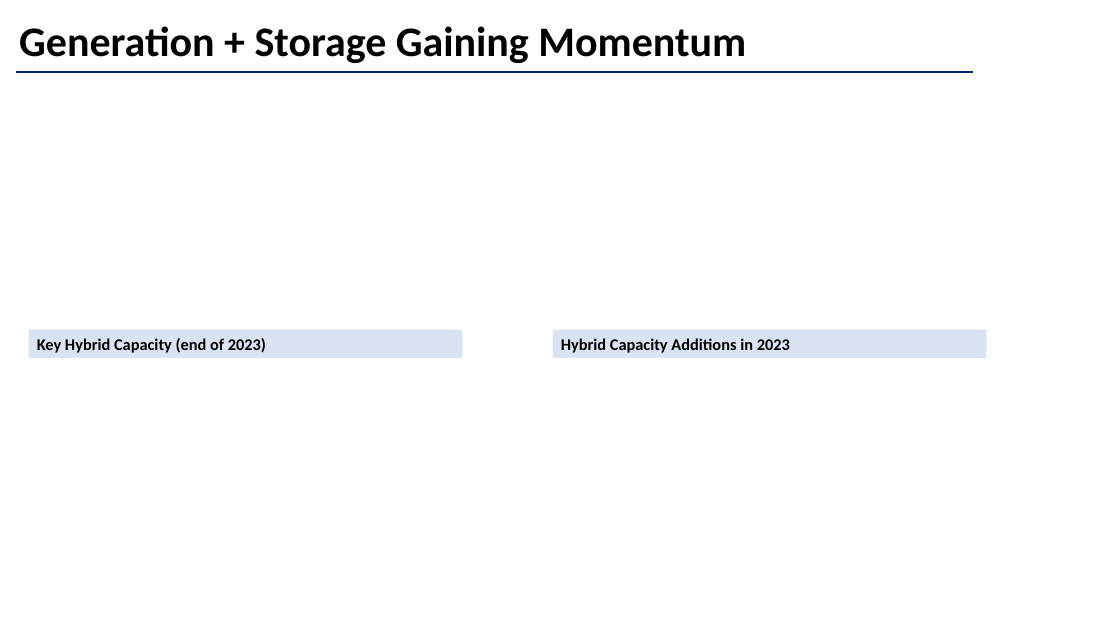
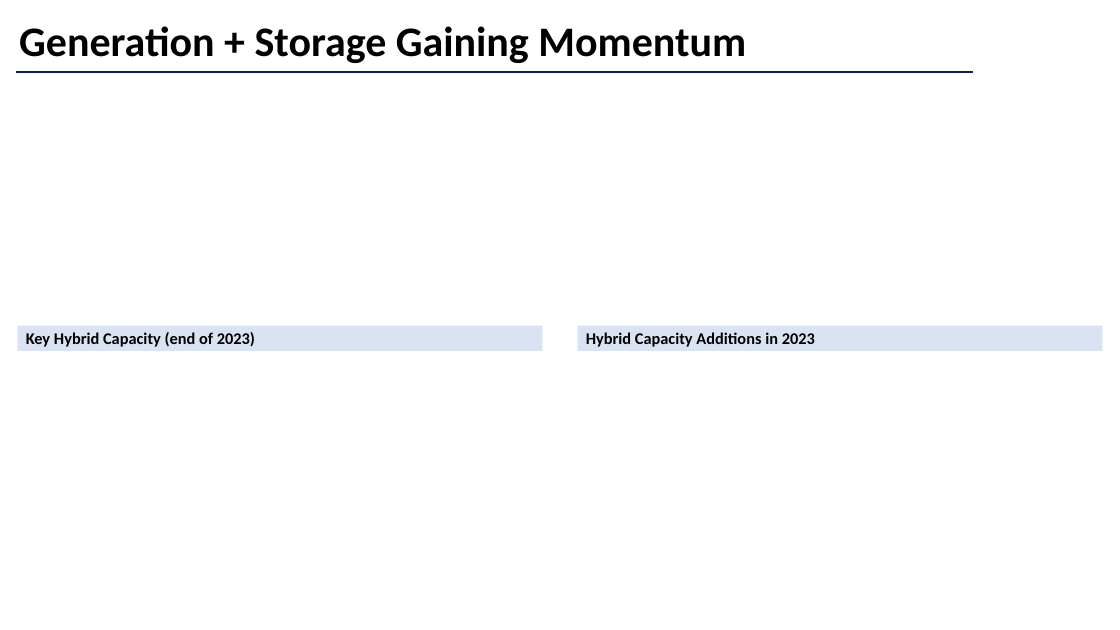
Before and after one commit to McKenzieaa/mck_cfo, a slide deck: slide 24 of streamlit_dashboard/data/energy_template.pptx. Drawn at 1120x630 pixels with LibreOffice and Linux fonts; fonts in the diff are those of the drawing. Boxes give left, top, right and bottom in pixels: in the first picture for what was removed or moved away, otherwise in the second. Text is boxed around its words. In the diff, an @@ line names an element or a change of style, - is before the commit and + after.

```diff
--- a/streamlit_dashboard/data/energy_template.pptx
+++ b/streamlit_dashboard/data/energy_template.pptx
@@ rectangle "Key Hybrid Capacity (end of ...": place and size @@
-rectangle "Key Hybrid Capacity (end of ..." at box(29, 329, 463, 358)
+rectangle "Key Hybrid Capacity (end of ..." at box(18, 326, 543, 351)
@@ rectangle "Hybrid Capacity Additions in 2023": place and size @@
-rectangle "Hybrid Capacity Additions in 2023" at box(553, 329, 987, 358)
+rectangle "Hybrid Capacity Additions in 2023" at box(578, 326, 1103, 351)
```
Also in this commit, not shown: 15 other slides changed.
